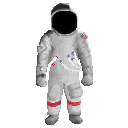
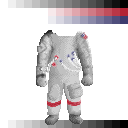
Before/after of a 128×128 layered artwork. What changed in the layer stack:
hid group "Head" (4 layers) over bbox(49, 3, 80, 37)
painted on "Torso_D1" over bbox(47, 55, 59, 73)
showed "Pallet" over bbox(8, 0, 128, 128)
